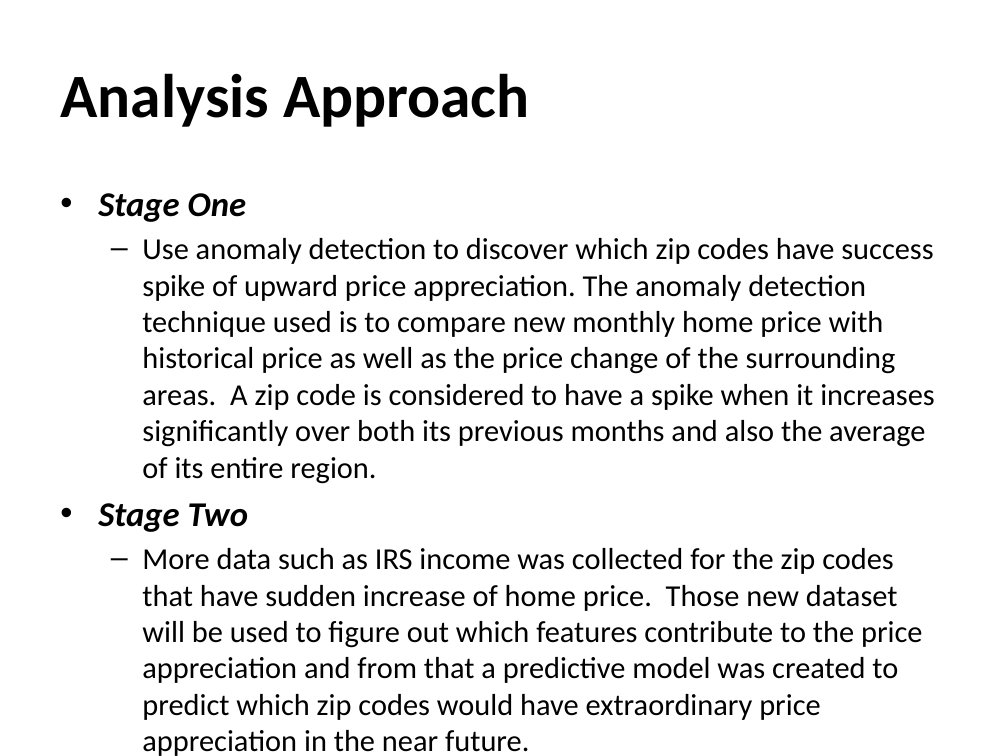
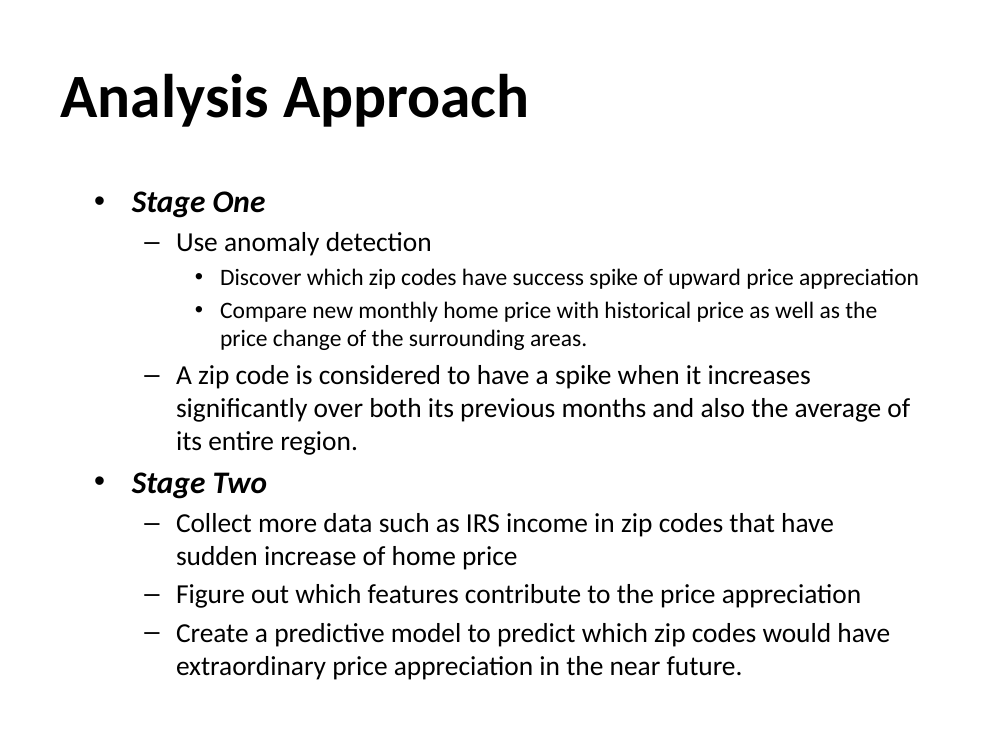
Before and after one commit to wlau0721/sliderule, a slide deck: slide 4 of CapstoneProject/CapstoneFinalReportPresentation-RentalInvestmentAnalysis.pptx. Drawn at 1008x756 pixels with LibreOffice and Linux fonts; fonts in the diff are those of the drawing. Boxes give left, top, right and bottom in pixels: in the first picture for what was removed or moved away, otherwise in the second. Text is boxed around its words. In the diff, an @@ line names an element or a change of style, - is before the commit and + after.

```diff
--- a/CapstoneProject/CapstoneFinalReportPresentation-RentalInvestmentAnalysis.pptx
+++ b/CapstoneProject/CapstoneFinalReportPresentation-RentalInvestmentAnalysis.pptx
@@ text "Stage One": place and size @@
-text "Stage One" at box(98, 193, 935, 756)
+text "Stage One" at box(132, 191, 919, 680)
@@ text at box(132, 191, 268, 499): size 24.8 to 22.4 pt in "Stage One", "Stage Two" @@
@@ text at box(176, 232, 919, 455): text changed; size 21.7 to 16.8 pt @@
-  – Use anomaly detection to discover which zip codes have success spike of upward price appreciation. The anomaly detection technique used is to compare new monthly home price with historical price as well as the price change of the surrounding areas. A zip code is considered to have a spike when it increases significantly over both its previous months and also the average of its entire region.
+  – Use anomaly detection
+    • Discover which zip codes have success spike of upward price appreciation
+    • Compare new monthly home price with historical price as well as the price change of the surrounding areas.
+  – A zip code is considered to have a spike when it increases significantly over both its previous months and also the average of its entire region.
@@ text at box(176, 513, 890, 680): text changed; size 21.7 to 19.6 pt @@
-  – More data such as IRS income was collected for the zip codes that have sudden increase of home price. Those new dataset will be used to figure out which features contribute to the price appreciation and from that a predictive model was created to predict which zip codes would have extraordinary price appreciation in the near future.
+  – Collect more data such as IRS income in zip codes that have sudden increase of home price
+  – Figure out which features contribute to the price appreciation
+  – Create a predictive model to predict which zip codes would have extraordinary price appreciation in the near future.
```
Also in this commit, not shown: 12 other slides changed, 2 slides added, 2 other files.
